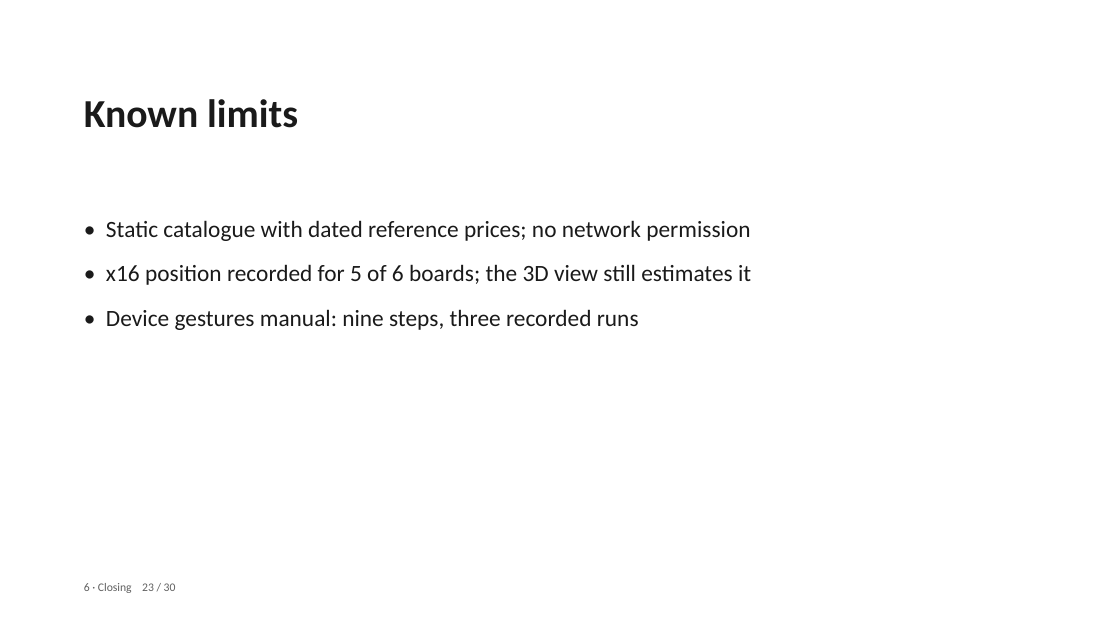
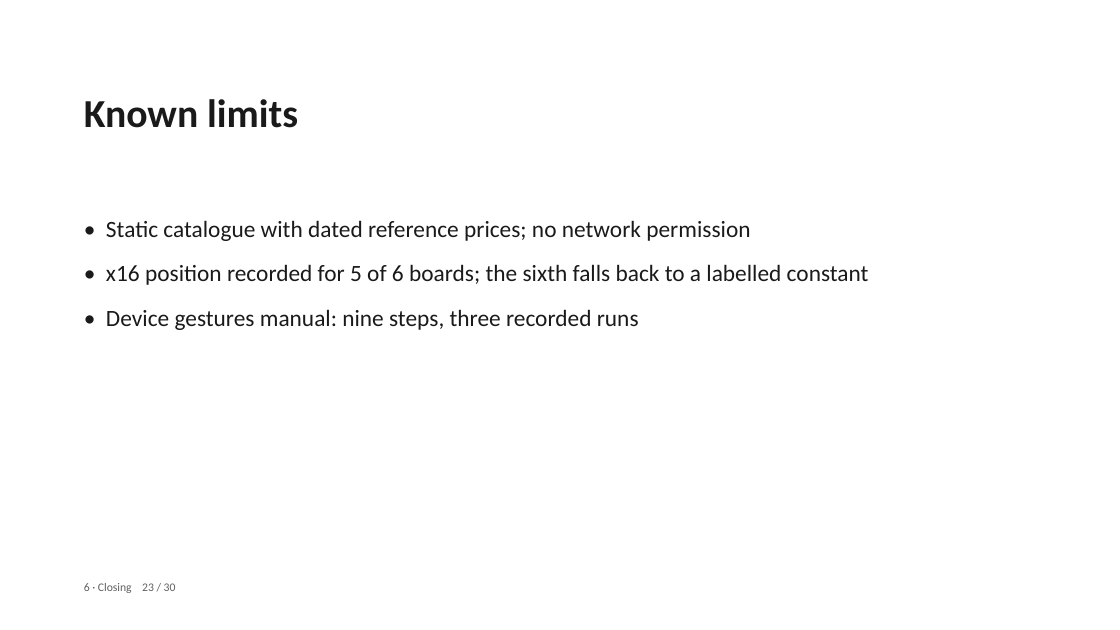
Before and after one commit to pc-buildmate/pcbuildmate, a slide deck: slide 23 of materials/source/Defense_Deck.pptx. Drawn at 1120x630 pixels with LibreOffice and Linux fonts; fonts in the diff are those of the drawing. Boxes give left, top, right and bottom in pixels: in the first picture for what was removed or moved away, otherwise in the second. Text is boxed around its words. In the diff, an @@ line names an element or a change of style, - is before the commit and + after.

```diff
--- a/materials/source/Defense_Deck.pptx
+++ b/materials/source/Defense_Deck.pptx
@@ text at (x1=106, y1=264, x2=869, y2=285): text changed @@
-• x16 position recorded for 5 of 6 boards; the 3D view still estimates it
+• x16 position recorded for 5 of 6 boards; the sixth falls back to a labelled constant
```
Also in this commit, not shown: 1 other slide changed, 6 other files.
